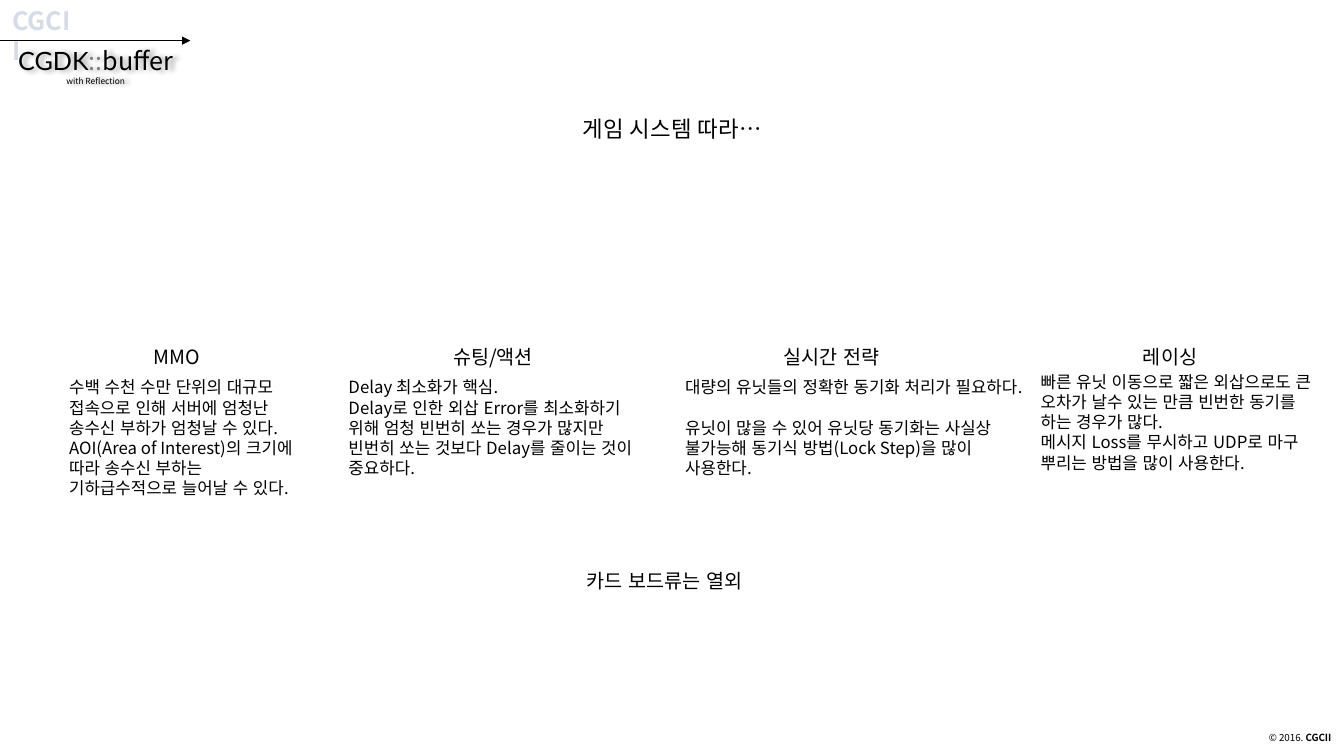
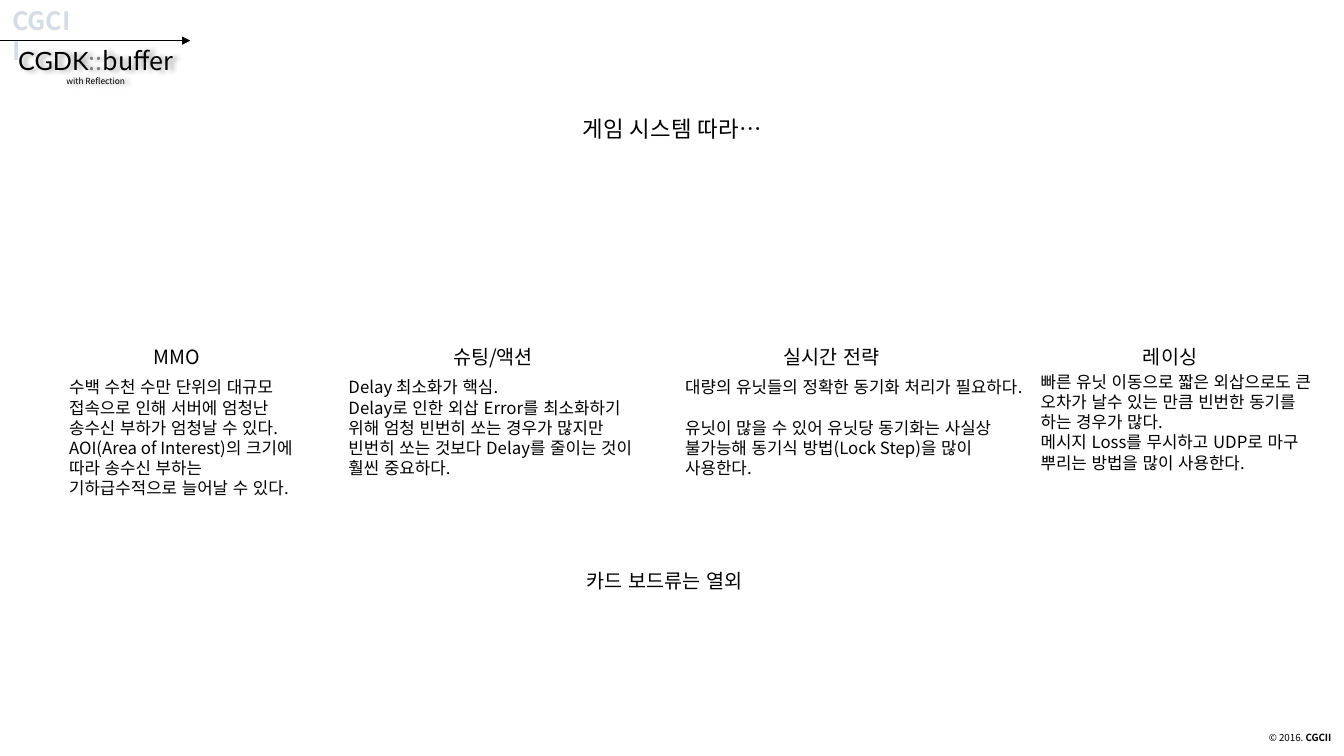
Before and after one commit to CGLabs/CGDK.buffer, a slide deck: slide 8 of C++/document/intruduce_CGDK.buffer.pptx. Drawn at 1344x756 pixels with LibreOffice and Linux fonts; fonts in the diff are those of the drawing. Boxes give left, top, right and bottom in pixels: in the first picture for what was removed or moved away, otherwise in the second. Text is boxed around its words. In the diff, an @@ line names an element or a change of style, - is before the commit and + after.

```diff
--- a/C++/document/intruduce_CGDK.buffer.pptx
+++ b/C++/document/intruduce_CGDK.buffer.pptx
@@ text at [348,417,632,476]: text changed @@
-위해 엄청 빈번히 쏘는 경우가 많지만
-빈번히 쏘는 것보다 Delay를 줄이는 것이
-중요하다.
+위해 엄청 빈번히 쏘는 경우가 많지만
+빈번히 쏘는 것보다 Delay를 줄이는 것이 훨씬 중요하다.
```
Also in this commit, not shown: 17 other slides changed, 1 other file.
